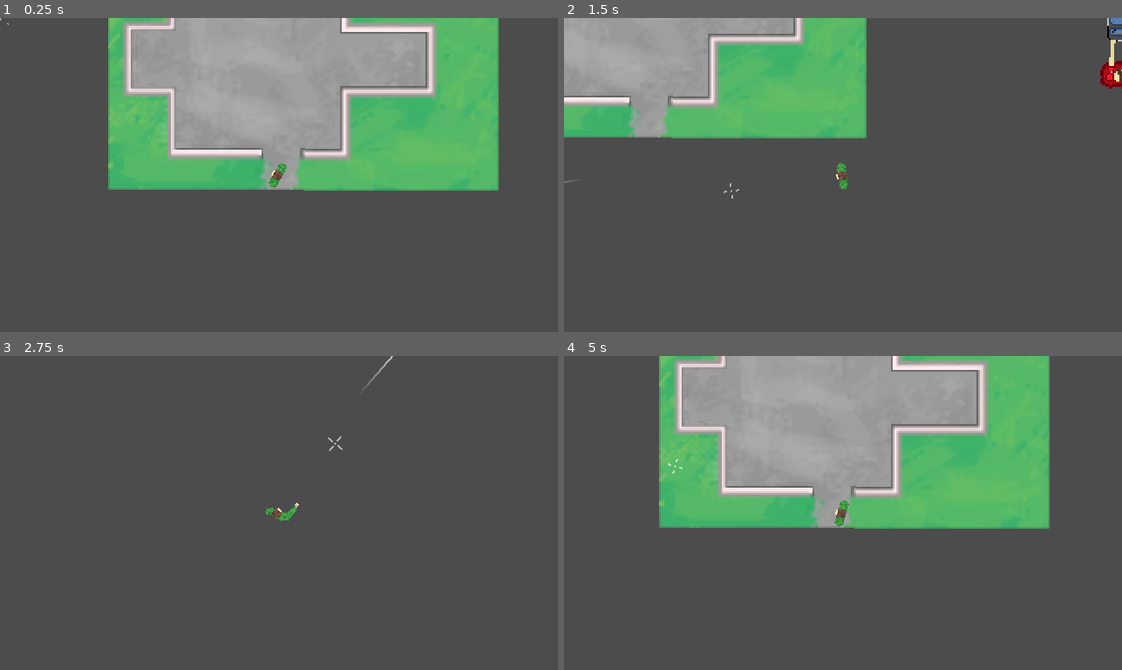
Above: before the commit, frames 1-4 (two rows, left to right).
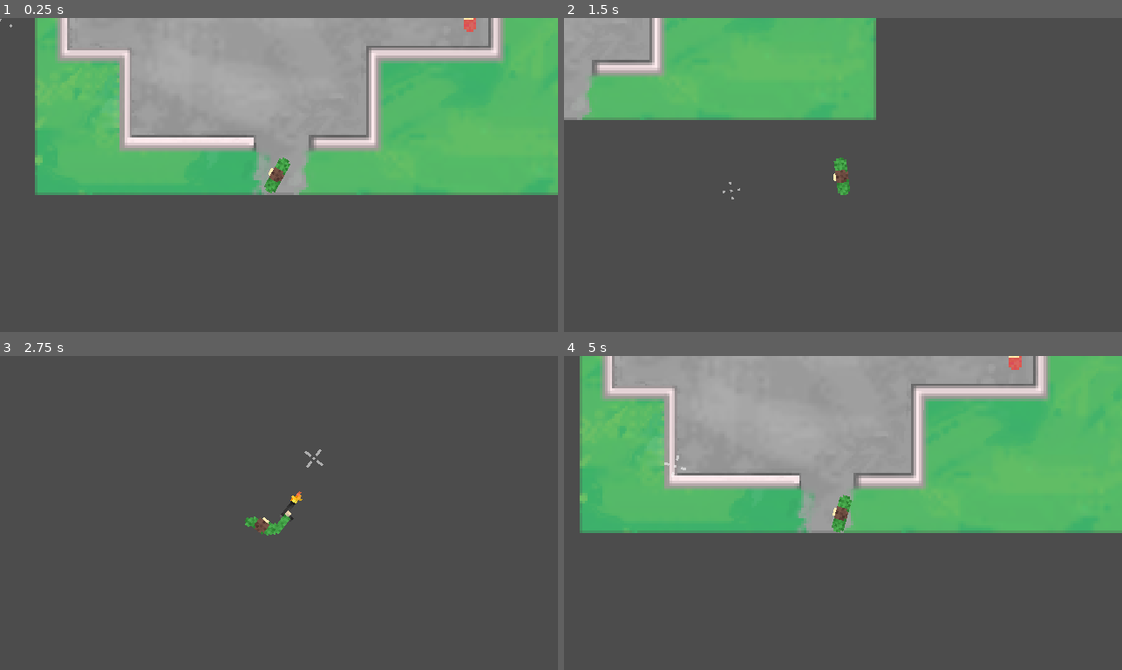
Above: after the commit, the same moments.

Repository: 0Fruto/topdown_shooter_template
Game: Godot game, scene res://Scenes/Main.tscn
Same seed, same stepped clock (60 frames per second), same inputs: the game is played once before the commit and once after it.
Inputs (mouse positions are in pixels of both pictures, inside the frame that each line leads up to):
- Up to frame 1 (0.25 s): no input
- Up to frame 2 (1.5 s): move the mouse to (965, 159) at 0.52 s; hold Right (ui_right) 0.53-1.28 s; hold Space (ui_select) 0.53-1.28 s; move the mouse to (731, 190) at 1.27 s; hold Down (ui_down) from 1.28 s (still down); tap Space (ui_select) at 1.35 s
- Up to frame 3 (2.75 s): tap Space (ui_select) at 1.52, 1.82 s; move the mouse to (334, 443) at 2.02 s; release Down (ui_down) at 2.03 s; hold Right (ui_right) from 2.03 s (still down); hold Space (ui_select) from 2.03 s (still down)
- Up to frame 4 (5 s): move the mouse to (815, 575) at 2.77 s; release Right (ui_right) at 2.78 s; release Space (ui_select) at 2.78 s; hold Up (ui_up) 2.78-3.53 s; tap Space (ui_select) at 2.85, 3.02, 3.32, 4.35, 4.52, 4.82 s; move the mouse to (1010, 560) at 3.52 s; hold Space (ui_select) 3.53-4.28 s; hold Left (ui_left) from 3.53 s (still down); move the mouse to (675, 465) at 4.27 s

The runs differ from the first frame. In frame 1, 26% of the frame differs, in the area x 0-100%, y 0-57%; in frame 2, 12%; in frame 3, 0.6%; in frame 4, 28%, in the area x 2-100%, y 0-57%.

Commit message:
Shooting update
-A gun is now appearing and has animation

-Player's animations are much better now

-Bullet is now spawning in a gun

-Cursor animation fix

Diff:
--- a/Prefabs/Enemy.tscn
+++ b/Prefabs/Enemy.tscn
@@ -1,10 +1,18 @@
-[gd_scene load_steps=4 format=2]
+[gd_scene load_steps=5 format=2]
 
-[ext_resource path="res://Sprites/enemy.png" type="Texture" id=1]
+[ext_resource path="res://Sprites/Enemy 1/Idle/pixil-frame-0.png" type="Texture" id=1]
 [ext_resource path="res://Scripts/Enemy.gd" type="Script" id=2]
 
 [sub_resource type="RectangleShape2D" id=1]
-extents = Vector2( 14.6381, 27.3886 )
+extents = Vector2( 7.51551, 2.70146 )
+
+[sub_resource type="SpriteFrames" id=2]
+animations = [ {
+"frames": [ ExtResource( 1 ) ],
+"loop": true,
+"name": "Idle",
+"speed": 5.0
+} ]
 
 [node name="Enemy" type="Node2D"]
 
@@ -13,10 +21,10 @@
 script = ExtResource( 2 )
 
 [node name="CollisionShape2D" type="CollisionShape2D" parent="Enemy"]
-position = Vector2( 0.258057, 0 )
-scale = Vector2( 0.848177, 1.0907 )
+position = Vector2( 0.270676, 0 )
 shape = SubResource( 1 )
 
-[node name="enemy" type="Sprite" parent="Enemy"]
-position = Vector2( 0.395599, -0.13755 )
-texture = ExtResource( 1 )
+[node name="AnimatedSprite" type="AnimatedSprite" parent="Enemy"]
+position = Vector2( -0.200607, -0.327178 )
+frames = SubResource( 2 )
+animation = "Idle"
--- a/Scenes/Main.tscn
+++ b/Scenes/Main.tscn
@@ -16,20 +16,45 @@
 [ext_resource path="res://Sprites/Cursor/Shooting/pixil-frame-0.png" type="Texture" id=14]
 [ext_resource path="res://Sprites/Player/Shooting/pixil-frame-1.png" type="Texture" id=15]
 [ext_resource path="res://Sprites/Player/Shooting/pixil-frame-0.png" type="Texture" id=16]
+[ext_resource path="res://Sprites/Player/Gun/pixil-frame-0.png" type="Texture" id=17]
+[ext_resource path="res://Sprites/Player/Gun/pixil-frame-1.png" type="Texture" id=18]
 
 [sub_resource type="RectangleShape2D" id=1]
-extents = Vector2( 8.34262, 8.40601 )
+extents = Vector2( 7.48244, 3.00339 )
 
 [sub_resource type="SpriteFrames" id=7]
 animations = [ {
-"frames": [ ExtResource( 16 ), ExtResource( 15 ) ],
+"frames": [ ExtResource( 15 ) ],
 "loop": true,
 "name": "Shooting",
-"speed": 10.0
+"speed": 5.0
 }, {
 "frames": [ ExtResource( 1 ) ],
 "loop": true,
 "name": "Idle",
+"speed": 5.0
+}, {
+"frames": [ ExtResource( 16 ) ],
+"loop": true,
+"name": "Prepare",
+"speed": 5.0
+} ]
+
+[sub_resource type="SpriteFrames" id=8]
+animations = [ {
+"frames": [ ExtResource( 18 ) ],
+"loop": true,
+"name": "Shooting",
+"speed": 5.0
+}, {
+"frames": [ ExtResource( 17 ) ],
+"loop": true,
+"name": "Idle",
+"speed": 5.0
+}, {
+"frames": [ ExtResource( 17 ) ],
+"loop": true,
+"name": "Prepare",
 "speed": 5.0
 } ]
 
@@ -45,6 +70,18 @@
 "name": "Idle",
 "speed": 6.0
 } ]
+
+[sub_resource type="RectangleShape2D" id=9]
+extents = Vector2( 34, 2 )
+
+[sub_resource type="RectangleShape2D" id=10]
+extents = Vector2( 3, 18 )
+
+[sub_resource type="RectangleShape2D" id=11]
+extents = Vector2( 12, 2.99999 )
+
+[sub_resource type="RectangleShape2D" id=12]
+extents = Vector2( 3, 6 )
 
 [node name="Game" type="Node2D"]
 position = Vector2( -0.38858, -0.388596 )
@@ -52,32 +89,53 @@
 script = ExtResource( 5 )
 
 [node name="Enemy" parent="." instance=ExtResource( 7 )]
-position = Vector2( 373.036, 165.767 )
+position = Vector2( 175.911, 150.407 )
+rotation = -1.57079
+
+[node name="Enemy2" parent="." instance=ExtResource( 7 )]
+position = Vector2( 188.706, 98.6784 )
+rotation = -0.93253
+
+[node name="Enemy3" parent="." instance=ExtResource( 7 )]
+position = Vector2( 196.433, 78.3389 )
+rotation = -1.53559
+
+[node name="Enemy4" parent="." instance=ExtResource( 7 )]
+position = Vector2( 190.668, 55.0299 )
+rotation = -1.98916
 
 [node name="Player" type="KinematicBody2D" parent="."]
-position = Vector2( 98.2677, 216.513 )
+position = Vector2( 98.4939, 216.341 )
 rotation = -1.5708
 z_index = 1
 script = ExtResource( 6 )
 speed = 150
 
 [node name="Player collider" type="CollisionShape2D" parent="Player"]
-position = Vector2( -0.24852, 0.493164 )
+position = Vector2( 0.000198364, 0.49942 )
 rotation = -1.5708
-scale = Vector2( 0.894963, 0.330171 )
-z_index = 1
 shape = SubResource( 1 )
 one_way_collision = true
 
 [node name="Main camera" type="Camera2D" parent="Player"]
 current = true
+zoom = Vector2( 0.7, 0.7 )
 
 [node name="Character" type="AnimatedSprite" parent="Player"]
-position = Vector2( 0, -0.0494308 )
+position = Vector2( -3.05176e-05, 0 )
 rotation = 1.5708
+z_index = 1
 frames = SubResource( 7 )
 animation = "Idle"
 playing = true
+
+[node name="Gun" type="AnimatedSprite" parent="Player/Character"]
+position = Vector2( 4, -17 )
+z_index = -1
+frames = SubResource( 8 )
+animation = "Prepare"
+playing = true
+offset = Vector2( 1, 3 )
 
 [node name="Cursor" type="AnimatedSprite" parent="."]
 self_modulate = Color( 1, 1, 1, 0.545098 )
@@ -90,5 +148,170 @@
 script = ExtResource( 4 )
 
 [node name="Test LVL extended" type="Sprite" parent="."]
-position = Vector2( 112.145, 113.242 )
+position = Vector2( 112.443, 112.334 )
+z_index = -10
 texture = ExtResource( 3 )
+
+[node name="StaticBody2D" type="StaticBody2D" parent="Test LVL extended"]
+z_index = 1
+
+[node name="CollisionShape2D" type="CollisionShape2D" parent="Test LVL extended/StaticBody2D"]
+position = Vector2( -40.0039, -7.98053 )
+z_index = 2
+shape = SubResource( 9 )
+
+[node name="CollisionShape2D2" type="CollisionShape2D" parent="Test LVL extended/StaticBody2D"]
+position = Vector2( 24.0019, 3.98832 )
+shape = SubResource( 10 )
+
+[node name="CollisionShape2D24" type="CollisionShape2D" parent="Test LVL extended/StaticBody2D"]
+position = Vector2( -76.001, -1.96301 )
+shape = SubResource( 10 )
+
+[node name="CollisionShape2D29" type="CollisionShape2D" parent="Test LVL extended/StaticBody2D"]
+position = Vector2( -75.9635, 75.037 )
+shape = SubResource( 10 )
+
+[node name="CollisionShape2D34" type="CollisionShape2D" parent="Test LVL extended/StaticBody2D"]
+position = Vector2( 24.037, 75.9883 )
+shape = SubResource( 10 )
+
+[node name="CollisionShape2D35" type="CollisionShape2D" parent="Test LVL extended/StaticBody2D"]
+position = Vector2( 73.018, 36.9645 )
+shape = SubResource( 10 )
+
+[node name="CollisionShape2D26" type="CollisionShape2D" parent="Test LVL extended/StaticBody2D"]
+position = Vector2( -100.984, 33.0492 )
+shape = SubResource( 10 )
+
+[node name="CollisionShape2D27" type="CollisionShape2D" parent="Test LVL extended/StaticBody2D"]
+position = Vector2( -100.981, 40.0492 )
+shape = SubResource( 10 )
+
+[node name="CollisionShape2D8" type="CollisionShape2D" parent="Test LVL extended/StaticBody2D"]
+position = Vector2( 97.9922, -16.0477 )
+shape = SubResource( 10 )
+
+[node name="CollisionShape2D9" type="CollisionShape2D" parent="Test LVL extended/StaticBody2D"]
+position = Vector2( 97.9747, -52.0477 )
+shape = SubResource( 10 )
+
+[node name="CollisionShape2D13" type="CollisionShape2D" parent="Test LVL extended/StaticBody2D"]
+position = Vector2( 25.9572, -88.0126 )
+shape = SubResource( 10 )
+
+[node name="CollisionShape2D20" type="CollisionShape2D" parent="Test LVL extended/StaticBody2D"]
+position = Vector2( -96.0448, -91.9533 )
+shape = SubResource( 10 )
+
+[node name="CollisionShape2D21" type="CollisionShape2D" parent="Test LVL extended/StaticBody2D"]
+position = Vector2( -96.0277, -56.9533 )
+shape = SubResource( 10 )
+
+[node name="CollisionShape2D22" type="CollisionShape2D" parent="Test LVL extended/StaticBody2D"]
+position = Vector2( -96.0185, -37.9533 )
+shape = SubResource( 10 )
+
+[node name="CollisionShape2D3" type="CollisionShape2D" parent="Test LVL extended/StaticBody2D"]
+position = Vector2( 33.9942, -12.0166 )
+shape = SubResource( 11 )
+
+[node name="CollisionShape2D36" type="CollisionShape2D" parent="Test LVL extended/StaticBody2D"]
+position = Vector2( 39.0093, 18.981 )
+shape = SubResource( 11 )
+
+[node name="CollisionShape2D37" type="CollisionShape2D" parent="Test LVL extended/StaticBody2D"]
+position = Vector2( 63.0092, 18.9693 )
+shape = SubResource( 11 )
+
+[node name="CollisionShape2D38" type="CollisionShape2D" parent="Test LVL extended/StaticBody2D"]
+position = Vector2( 33.0268, 54.9839 )
+shape = SubResource( 11 )
+
+[node name="CollisionShape2D39" type="CollisionShape2D" parent="Test LVL extended/StaticBody2D"]
+position = Vector2( 57.0268, 54.9722 )
+shape = SubResource( 11 )
+
+[node name="CollisionShape2D40" type="CollisionShape2D" parent="Test LVL extended/StaticBody2D"]
+position = Vector2( 64.0268, 54.9688 )
+shape = SubResource( 11 )
+
+[node name="CollisionShape2D23" type="CollisionShape2D" parent="Test LVL extended/StaticBody2D"]
+position = Vector2( -85.0112, -22.9586 )
+shape = SubResource( 11 )
+
+[node name="CollisionShape2D25" type="CollisionShape2D" parent="Test LVL extended/StaticBody2D"]
+position = Vector2( -84.9912, 18.0414 )
+shape = SubResource( 11 )
+
+[node name="CollisionShape2D28" type="CollisionShape2D" parent="Test LVL extended/StaticBody2D"]
+position = Vector2( -85.9732, 55.0419 )
+shape = SubResource( 11 )
+
+[node name="CollisionShape2D30" type="CollisionShape2D" parent="Test LVL extended/StaticBody2D"]
+position = Vector2( -62.9557, 91.0306 )
+shape = SubResource( 11 )
+
+[node name="CollisionShape2D31" type="CollisionShape2D" parent="Test LVL extended/StaticBody2D"]
+position = Vector2( -45.9557, 91.0224 )
+shape = SubResource( 11 )
+
+[node name="CollisionShape2D32" type="CollisionShape2D" parent="Test LVL extended/StaticBody2D"]
+position = Vector2( -34.9557, 91.017 )
+shape = SubResource( 11 )
+
+[node name="CollisionShape2D33" type="CollisionShape2D" parent="Test LVL extended/StaticBody2D"]
+position = Vector2( 10.0443, 90.9951 )
+shape = SubResource( 11 )
+
+[node name="CollisionShape2D10" type="CollisionShape2D" parent="Test LVL extended/StaticBody2D"]
+position = Vector2( 88.9644, -73.0433 )
+shape = SubResource( 11 )
+
+[node name="CollisionShape2D11" type="CollisionShape2D" parent="Test LVL extended/StaticBody2D"]
+position = Vector2( 64.9645, -73.0316 )
+shape = SubResource( 11 )
+
+[node name="CollisionShape2D12" type="CollisionShape2D" parent="Test LVL extended/StaticBody2D"]
+position = Vector2( 40.9645, -73.0199 )
+shape = SubResource( 11 )
+
+[node name="CollisionShape2D14" type="CollisionShape2D" parent="Test LVL extended/StaticBody2D"]
+position = Vector2( 16.9479, -107.008 )
+shape = SubResource( 11 )
+
+[node name="CollisionShape2D15" type="CollisionShape2D" parent="Test LVL extended/StaticBody2D"]
+position = Vector2( -7.05208, -106.997 )
+shape = SubResource( 11 )
+
+[node name="CollisionShape2D16" type="CollisionShape2D" parent="Test LVL extended/StaticBody2D"]
+position = Vector2( -31.0521, -106.985 )
+shape = SubResource( 11 )
+
+[node name="CollisionShape2D17" type="CollisionShape2D" parent="Test LVL extended/StaticBody2D"]
+position = Vector2( -55.0521, -106.973 )
+shape = SubResource( 11 )
+
+[node name="CollisionShape2D18" type="CollisionShape2D" parent="Test LVL extended/StaticBody2D"]
+position = Vector2( -79.0521, -106.962 )
+shape = SubResource( 11 )
+
+[node name="CollisionShape2D19" type="CollisionShape2D" parent="Test LVL extended/StaticBody2D"]
+position = Vector2( -86.0521, -106.958 )
+shape = SubResource( 11 )
+
+[node name="CollisionShape2D5" type="CollisionShape2D" parent="Test LVL extended/StaticBody2D"]
+position = Vector2( 57.9995, -1.02823 )
+shape = SubResource( 11 )
+
+[node name="CollisionShape2D6" type="CollisionShape2D" parent="Test LVL extended/StaticBody2D"]
+position = Vector2( 80.9995, -1.03943 )
+shape = SubResource( 11 )
+
+[node name="CollisionShape2D7" type="CollisionShape2D" parent="Test LVL extended/StaticBody2D"]
+position = Vector2( 87.9995, -1.04282 )
+shape = SubResource( 11 )
+
+[node name="CollisionShape2D4" type="CollisionShape2D" parent="Test LVL extended/StaticBody2D"]
+position = Vector2( 42.998, -4.02093 )
+shape = SubResource( 12 )
--- a/Scripts/Shooting.gd
+++ b/Scripts/Shooting.gd
@@ -3,11 +3,12 @@
 var bullet
 var loadBullet
 #export (PackedScene) var pause       does not working
-export var cdGoal = 0.1
+export var cdGoal = 0.9
 var cd = 0
 
 func _ready():
 	loadBullet = load("res://Prefabs/Bullet.tscn")
+	$Player/Character/Gun.hide()
 
 func _process(delta):
 	cd += delta
@@ -15,10 +16,18 @@
 #		var inst = pause.instance()     does not working
 #		add_child(inst)     does not working
 	if Input.is_action_pressed("ui_select"):
-		$Player/Character.play("Shooting")
+		$Player/Character/Gun.show()
 		if cd >= cdGoal:
+			$Player/Character/Gun.play("Shooting")
+			$Player/Character.play("Shooting")
+			$Cursor.play("Shooting")
 			bullet = loadBullet.instance()
 			add_child(bullet)
 			cd = 0
+		else:
+			$Player/Character.play("Prepare")
+			$Player/Character/Gun.play("Prepare")
+			$Cursor.play("Idle")
 	else:
+		$Player/Character/Gun.hide()
 		$Player/Character.play("Idle")
--- a/Scripts/bullet.gd
+++ b/Scripts/bullet.gd
@@ -13,12 +13,12 @@
 var counter = 1
 
 func _ready():
-	self.position = get_node("../Player").position
+	self.position = get_node("../Player/Character/Gun").global_position
 	mPos = get_global_mouse_position()
 	difference = mPos - self.position
 	rotationZ = atan2(difference.y, difference.x)
+	self.rotate(rotationZ - self.rotation)
 	get_node("../Player/Main camera").position += Vector2(cameraOffsetX, cameraOffsetY)
-	self.rotate(rotationZ - self.rotation)
 
 func _process(delta):
 	if cameraOffsetX > 0:
--- a/Scripts/cursor.gd
+++ b/Scripts/cursor.gd
@@ -12,8 +12,3 @@
 	self.position = cursorPos
 	rotZ = get_node("../Player").rotationZ
 	self.rotate(rotZ - self.rotation)
-
-	if Input.is_action_pressed("ui_select"):
-		play("Shooting")
-	else:
-		play("Idle")
Not shown: 1 places in Scenes/Main.tscn that only renumber resources
Binary file added: Sprites/Enemy 1/Idle/pixil-frame-0.png
Not shown, added: Sprites/Enemy 1/Idle/pixil-frame-0.png.import
Binary file added: Sprites/Player/Gun/pixil-frame-0.png
Not shown, added: Sprites/Player/Gun/pixil-frame-0.png.import
Binary file added: Sprites/Player/Gun/pixil-frame-1.png
Not shown, added: Sprites/Player/Gun/pixil-frame-1.png.import
Not shown, changed: .DS_Store
Not shown, changed: Sprites/.DS_Store
Not shown, added: Sprites/Enemy 1/.DS_Store
Not shown, added: Sprites/Enemy 1/Idle/.DS_Store
Not shown, changed: Sprites/Player/.DS_Store
(and 1 more such lines)
